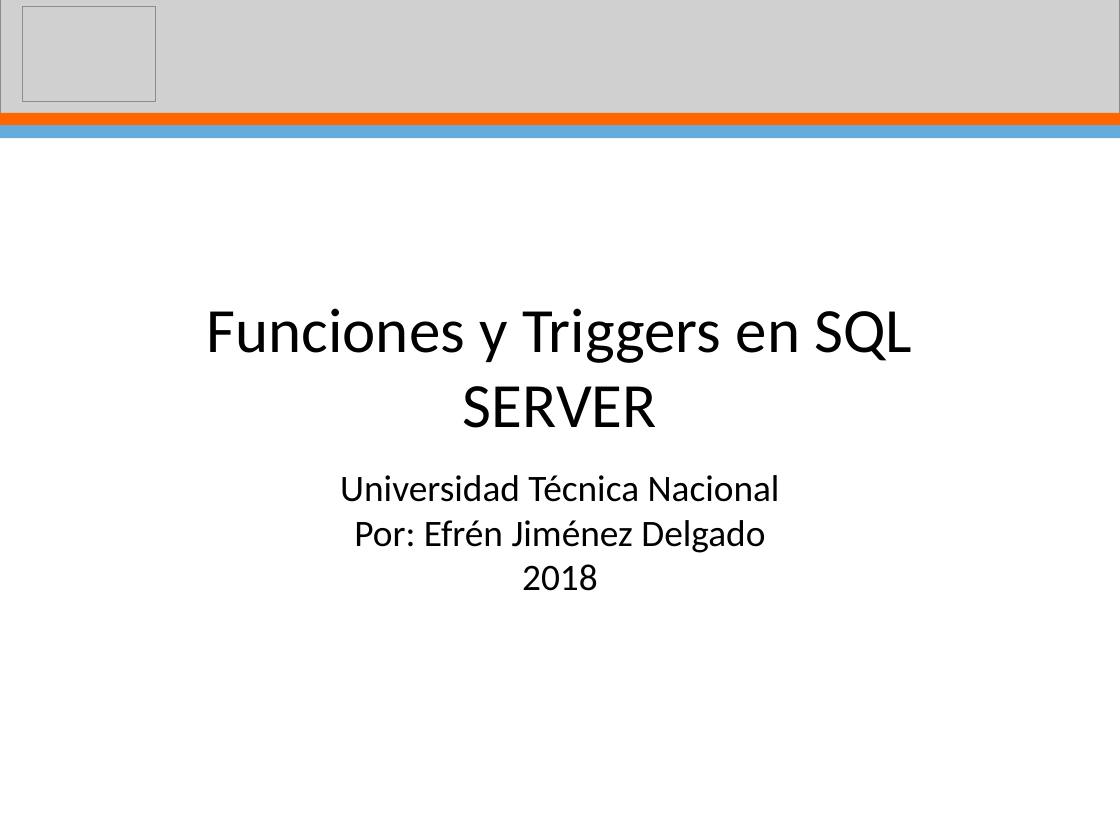
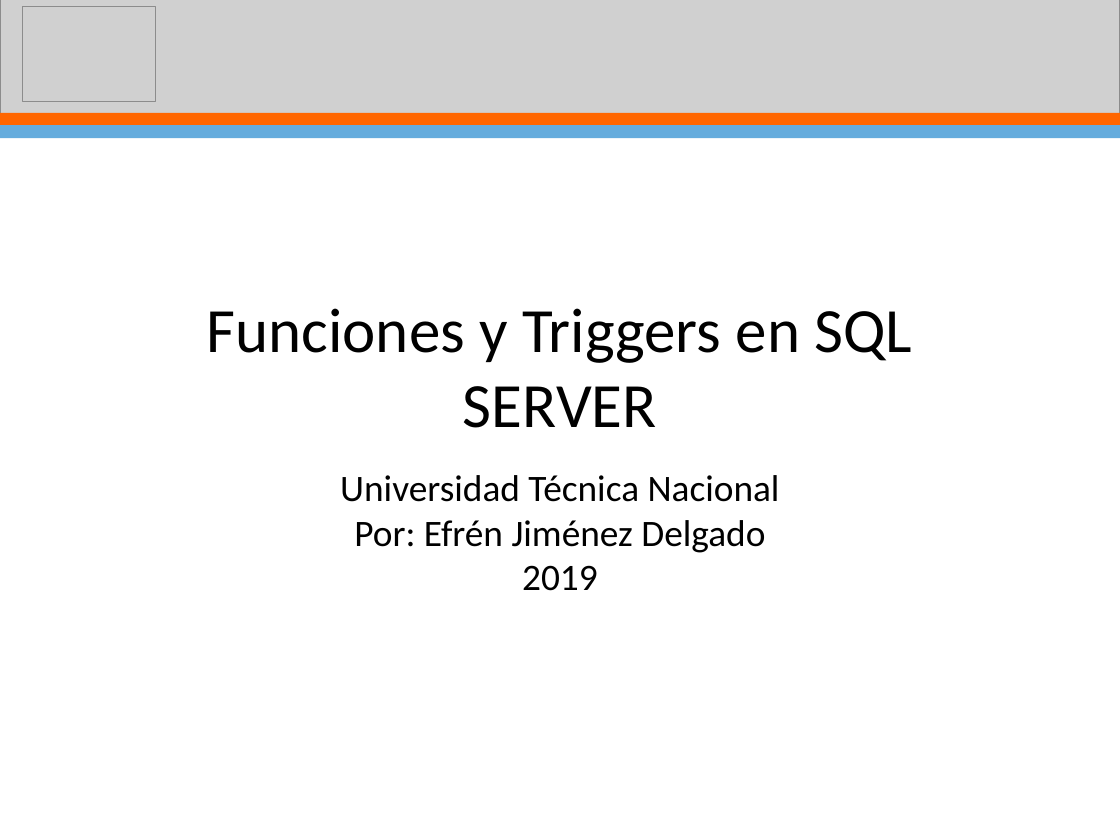
Before and after one commit to ejimenezdelgado/aplica_db_miercoles_2_2019, a slide deck: slide 2 of Clase 9/clase9.pptx. Drawn at 1120x840 pixels with LibreOffice and Linux fonts; fonts in the diff are those of the drawing; grey boxes stand for pictures; background and template pictures are left out. Boxes give left, top, right and bottom in pixels: in the first picture for what was removed or moved away, otherwise in the second. Text is boxed around its words. In the diff, an @@ line names an element or a change of style, - is before the commit and + after.

Commit message:
clase 10

```diff
--- a/Clase 9/clase9.pptx
+++ b/Clase 9/clase9.pptx
@@ subtitle at box(522, 565, 598, 591): text changed @@
-2018
+2019
```
